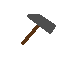
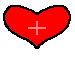
Two versions of the same layered image (w=75, h=70). Layer-by-layer changes:
added layer "id12" above "id11" over [3, 5, 71, 49]
hid "id11" over [21, 14, 56, 45]
